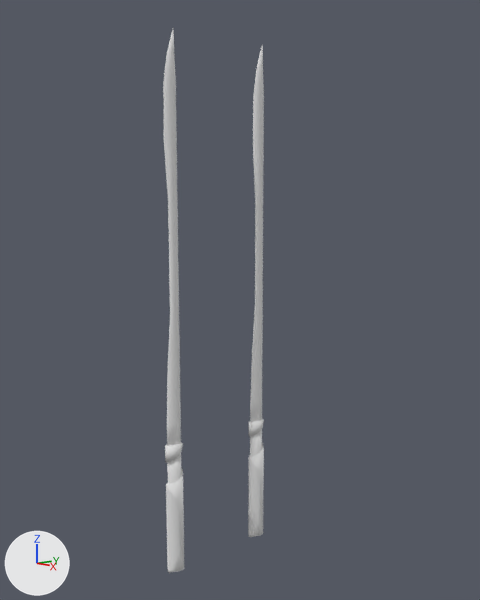
The Blender file Being/swords.blend, before and after one commit.
Before and after are seen from a camera (50 mm lens) standing at (4.3, -3.86, 4.65) and looking at (-0.03, -0.16, 3.74). Every picture has the same lights, and +X, +Y and +Z are marked at lower left.

Names of what the first picture shows: 'SE1', 'SE1-ani'.
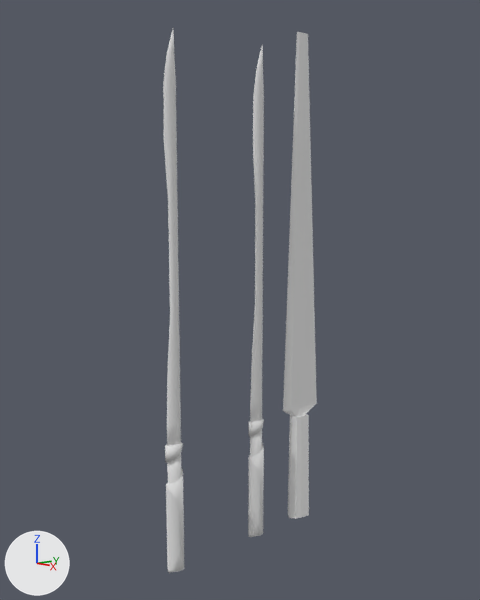
The newer file is also turned or shifted as a whole; pictures and numbers use the older file's frame.

Boxes (x1, y1, x2, y2) around the edits, measured in the pictures (480 x 600 px):
'PSword1', added
    after: (283, 32, 317, 519)

The edits, one by one:
Mesh me_cube_002 is new.
It has 40 vertices, 38 faces and spans x -0.09..0.09, y -0.16..0.25, z -0.52..3.97.
Object 'PSword1' (ob_psword1) is new; it shows me_cube_002.
Its location is (0.0, 0.509, 2.068).
